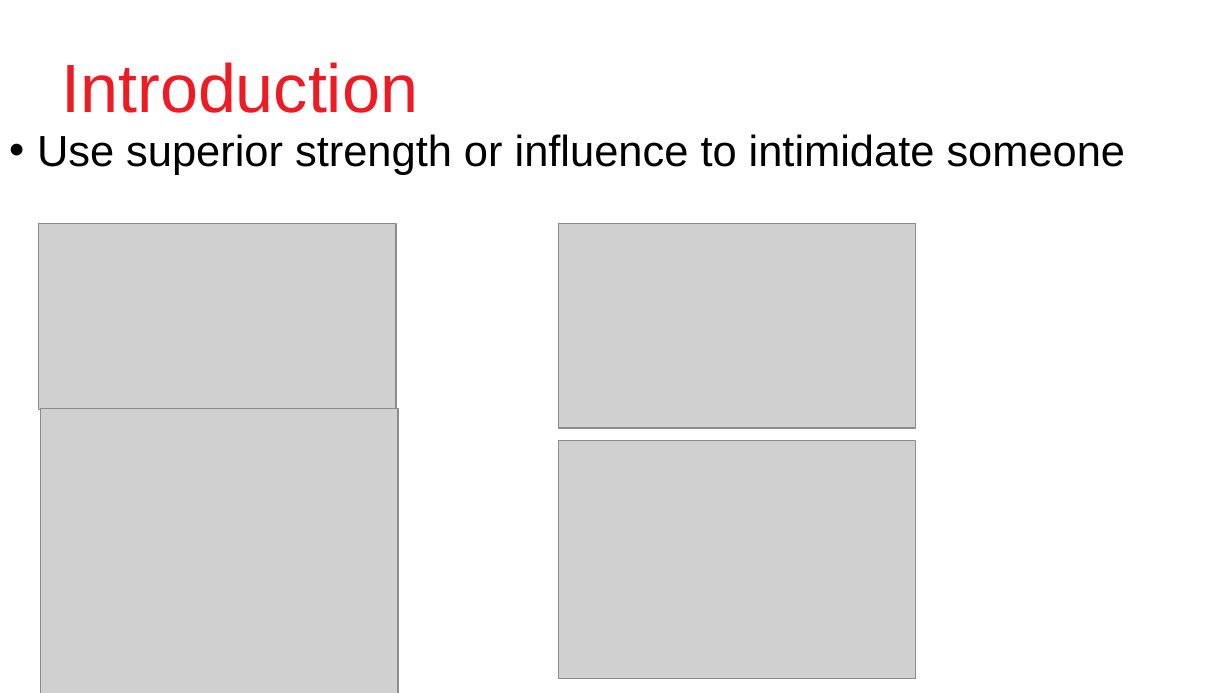
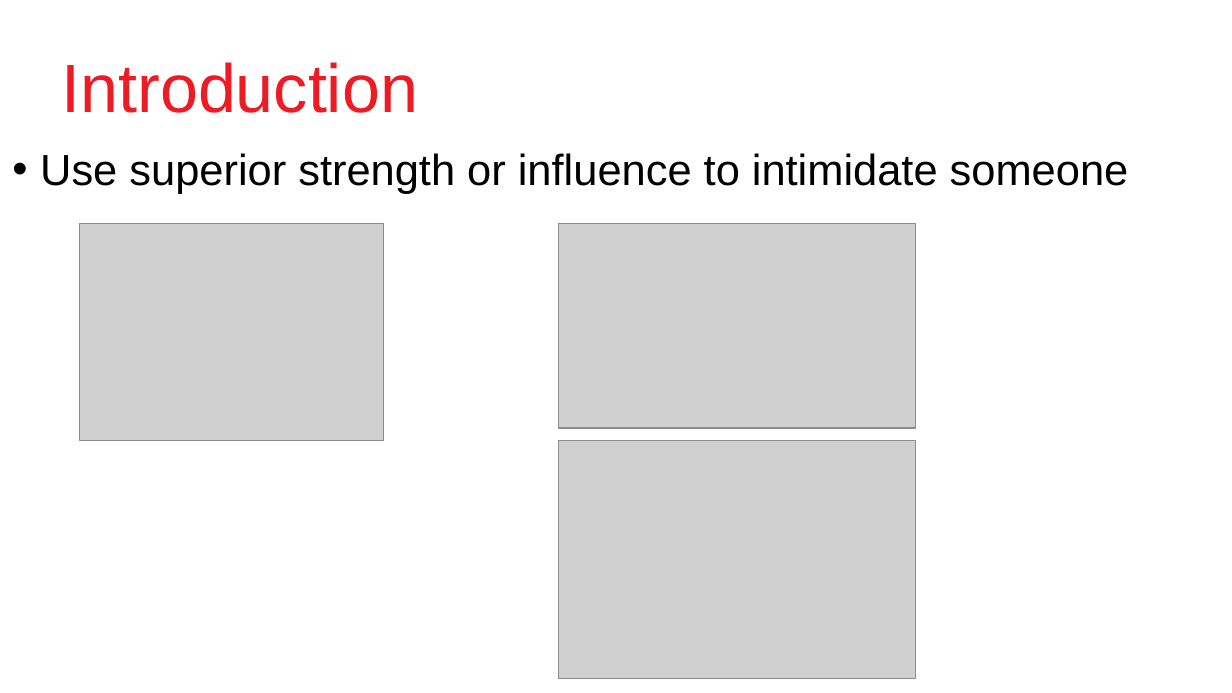
Before and after one commit to DevJohnIbrahim/SSM-GP, a slide deck: slide 3 of Graduation Proposal/Cyberbullypresentation_Final.pptx. Drawn at 1232x693 pixels with LibreOffice and Linux fonts; fonts in the diff are those of the drawing; grey boxes stand for pictures. Boxes give left, top, right and bottom in pixels: in the first picture for what was removed or moved away, otherwise in the second. Text is boxed around its words. In the diff, an @@ line names an element or a change of style, - is before the commit and + after.

```diff
--- a/Graduation Proposal/Cyberbullypresentation_Final.pptx
+++ b/Graduation Proposal/Cyberbullypresentation_Final.pptx
@@ text "Use superior strength or influence ...": place and size @@
-text "Use superior strength or influence ..." at box(37, 134, 1126, 175)
+text "Use superior strength or influence ..." at box(40, 153, 1129, 194)
@@ picture removed at box(39, 224, 397, 409) @@
@@ picture: place and size @@
-picture at box(40, 409, 398, 693)
+picture at box(79, 224, 383, 440)
```
Also in this commit, not shown: 2 other slides changed.
